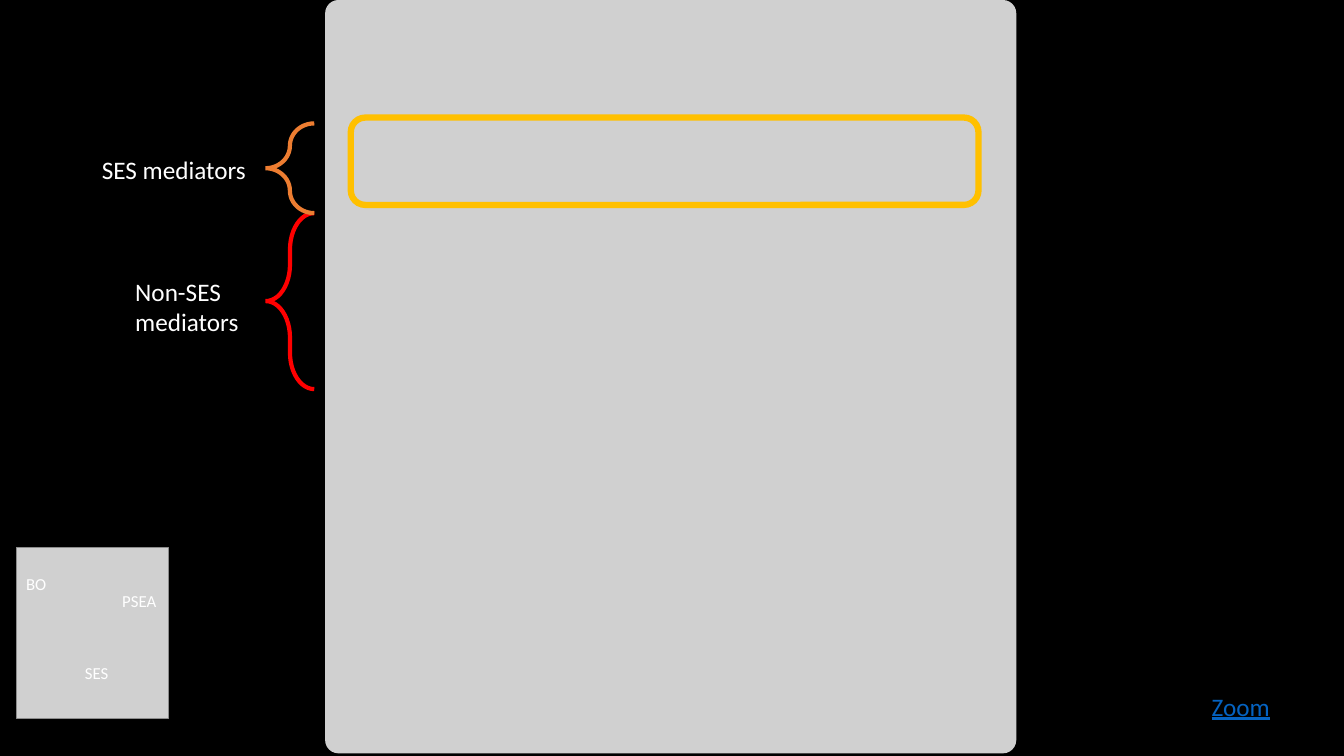
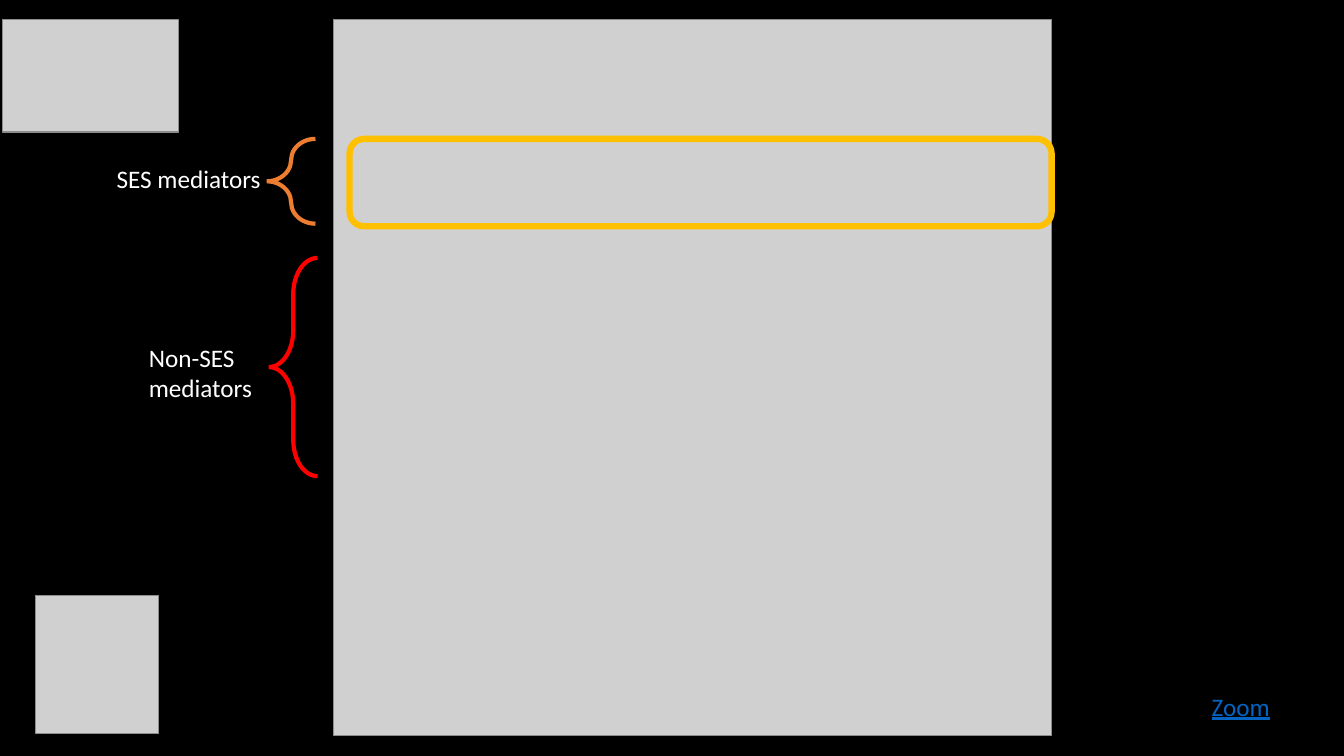
Before and after one commit to hughjonesd/trading-genetics, a slide deck: slide 18 of ESSGM Bologna 2023 presentation.pptx. Drawn at 1344x756 pixels with LibreOffice and Linux fonts; fonts in the diff are those of the drawing; grey boxes stand for pictures. Boxes give left, top, right and bottom in pixels: in the first picture for what was removed or moved away, otherwise in the second. Text is boxed around its words. In the diff, an @@ line names an element or a change of style, - is before the commit and + after.

```diff
--- a/ESSGM Bologna 2023 presentation.pptx
+++ b/ESSGM Bologna 2023 presentation.pptx
@@ picture added at (2,20,178,132) @@
@@ picture: place and size @@
-picture at (326,0,1017,753)
+picture at (334,20,1052,736)
@@ left brace: place and size @@
-left brace at (265,123,314,213)
+left brace at (267,139,316,224)
@@ rounded rectangle: place and size @@
-rounded rectangle at (351,118,979,206)
+rounded rectangle at (350,139,1052,227)
@@ text "SES mediators": place and size @@
-text "SES mediators" at (102,161,246,180)
+text "SES mediators" at (117,170,260,189)
@@ left brace: place and size @@
-left brace at (266,213,315,389)
+left brace at (269,258,318,477)
@@ text "Non-SES mediators": place and size @@
-text "Non-SES mediators" at (135,284,238,332)
+text "Non-SES mediators" at (149,350,252,398)
@@ text removed at (26,580,46,590) @@
-BO
@@ picture: place and size @@
-picture at (16,547,168,718)
+picture at (35,596,158,734)
@@ text removed at (122,597,156,607) @@
-PSEA
@@ text removed at (85,669,108,679) @@
-SES
```
Also in this commit, not shown: 14 other slides changed, 4 slides added, 4 slides removed, 1 other file.
